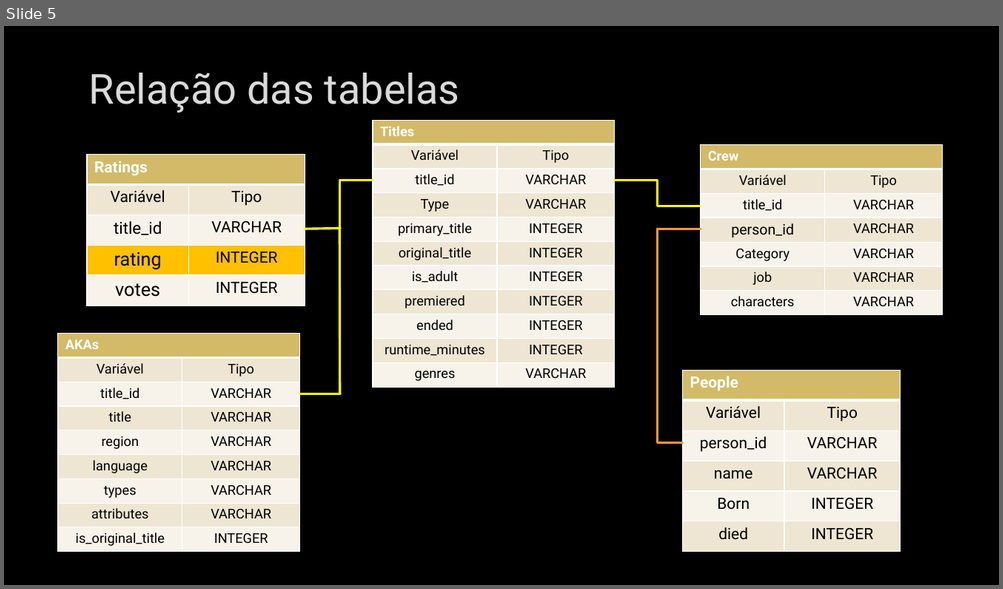
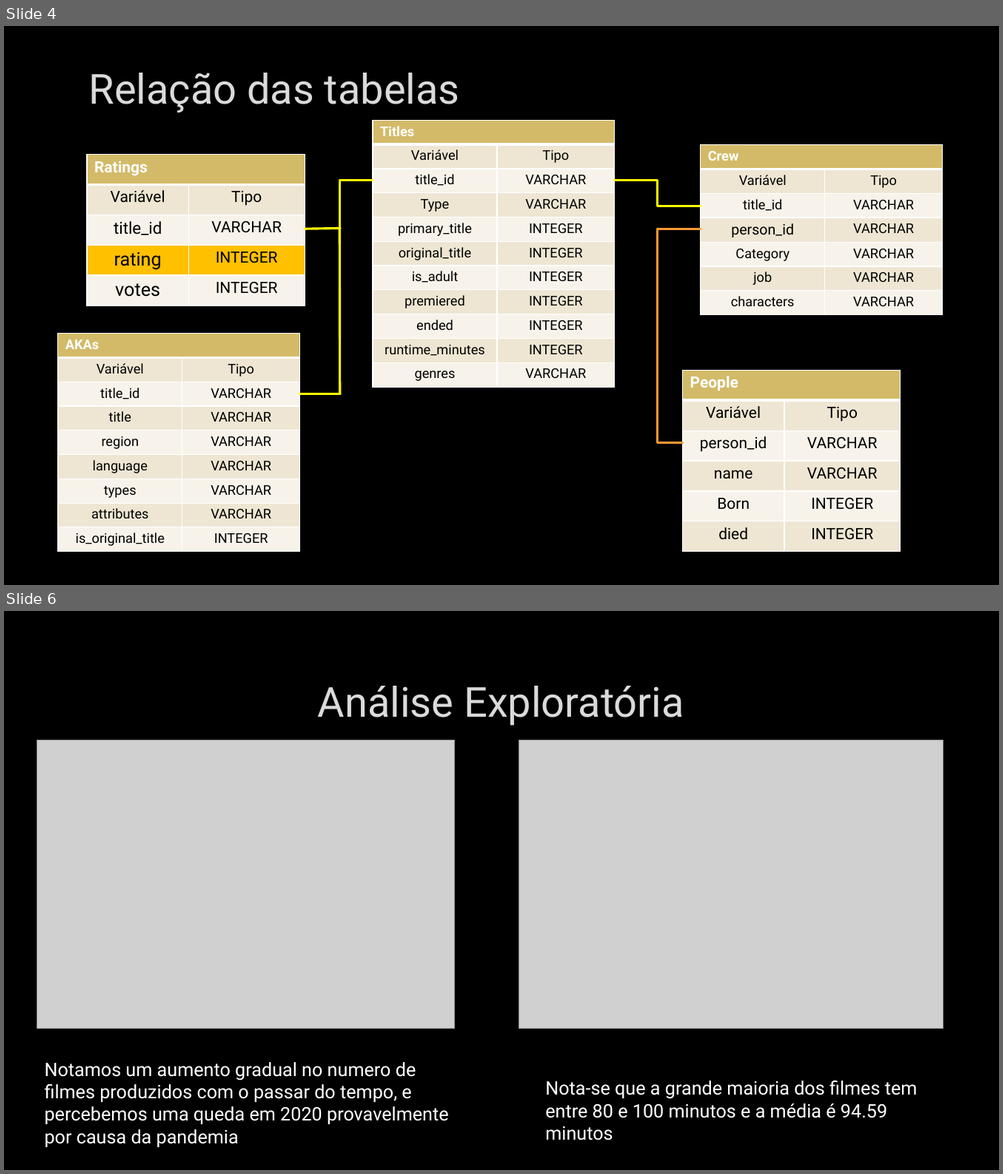
Before and after one commit to ProencaC/imdb, a slide deck: Docs/Apresentação.pptx. Shown one above the other, each under a label of ours: slide 5 before the commit, slides 4 and 6 after it; the slides between them are not shown. The pictures are 1003x589 and 1003x1174 pixels, drawn with LibreOffice and Linux fonts; fonts in the diff are those of the drawing; grey boxes stand for pictures; background and template pictures are left out. Boxes give left, top, right and bottom in pixels: in the first picture for what was removed or moved away, otherwise in the second. Text is boxed around its words. In the diff, an @@ line names an element or a change of style, - is before the commit and + after.

```diff
--- a/Docs/Apresentação.pptx
+++ b/Docs/Apresentação.pptx
@@ slide 6 added at (x1=4, y1=611, x2=999, y2=1170), background picture (left out) @@
@@ title added at (x1=318, y1=686, x2=683, y2=726), 40 pt, text #DADADA @@
+Análise Exploratória
@@ picture added at (x1=37, y1=740, x2=455, y2=1029) @@
@@ picture added at (x1=519, y1=740, x2=942, y2=1029) @@
@@ text added at (x1=45, y1=1062, x2=449, y2=1147), 18 pt, text #FFFFFF @@
+Notamos um aumento gradual no numero de filmes produzidos com o passar do tempo, e percebemos uma queda em 2020 provavelmente por causa da pandemia
@@ text added at (x1=545, y1=1081, x2=917, y2=1119), 18 pt, text #FFFFFF @@
+Nota-se que a grande maioria dos filmes tem entre 80 e 100 minutos e a média é 94.59 minutos
@@ what was slide 5 is now slide 4 @@
```
Also in this commit, not shown: 5 slides changed, 7 other slides added, 4 slides removed.
